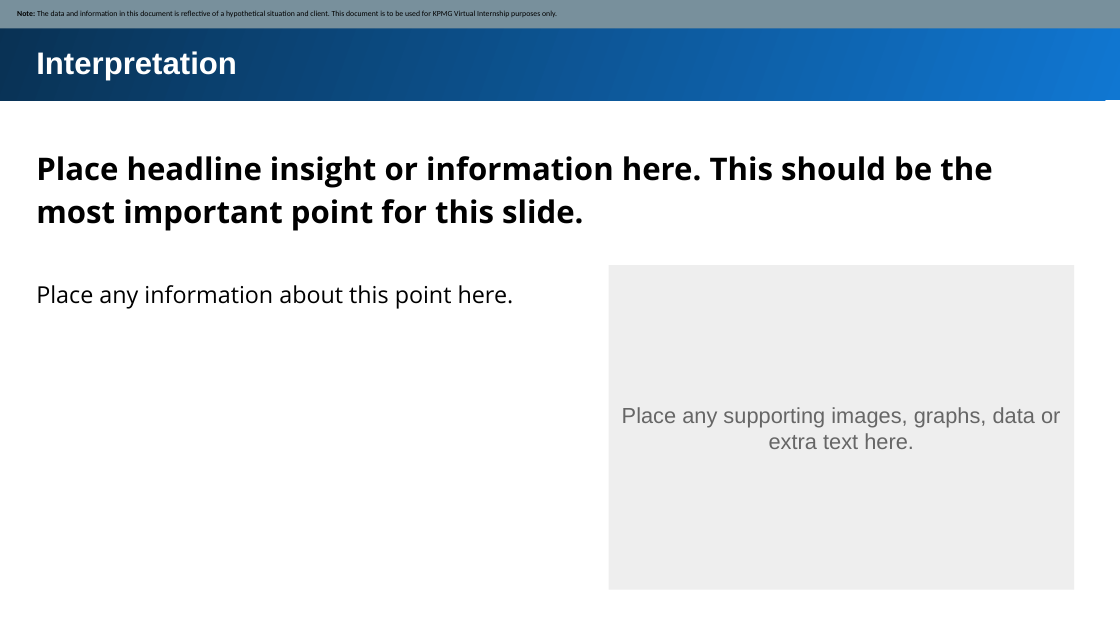
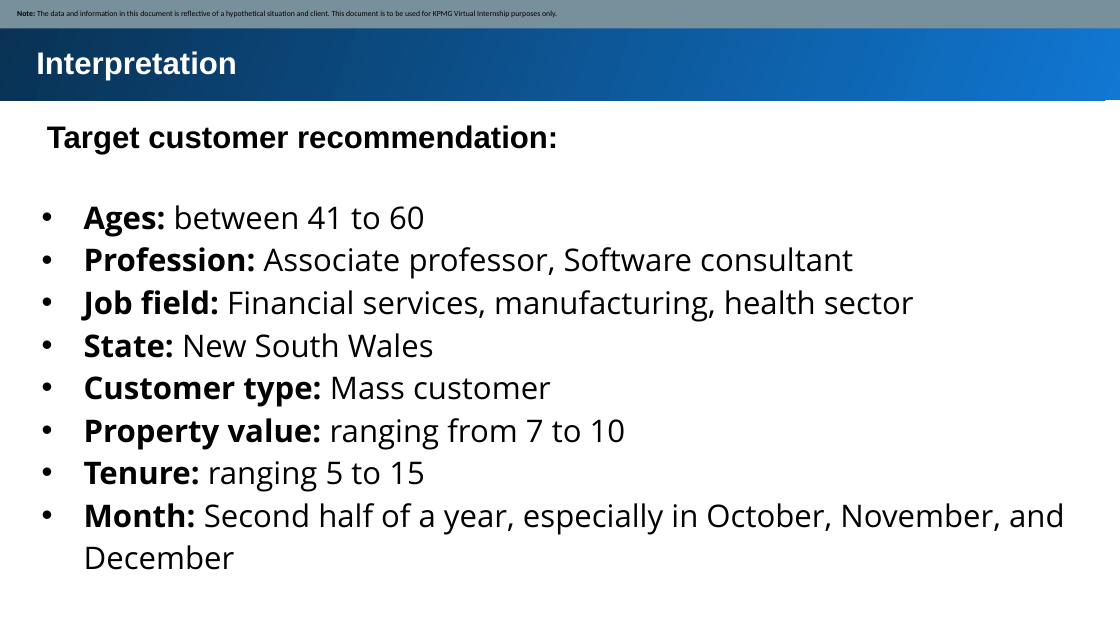
Before and after one commit to Asraful126/Forage, a slide deck: slide 16 of Module_2_Template_slide.pptx (slide 8 before the commit). Drawn at 1120x630 pixels with LibreOffice and Linux fonts; fonts in the diff are those of the drawing. Boxes give left, top, right and bottom in pixels: in the first picture for what was removed or moved away, otherwise in the second. Text is boxed around its words. In the diff, an @@ line names an element or a change of style, - is before the commit and + after.

```diff
--- a/Module_2_Template_slide.pptx
+++ b/Module_2_Template_slide.pptx
@@ text added at bbox=[47, 125, 558, 154], 20 pt, text #000000, bold @@
+Target customer recommendation:
@@ text removed at bbox=[36, 156, 992, 231] @@
-Place headline insight or information here. This should be the most important point for this slide.
@@ text added at bbox=[84, 205, 1064, 570], 20 pt, text #000000 @@
+• Ages: between 41 to 60
+• Profession: Associate professor, Software consultant
+• Job field: Financial services, manufacturing, health sector
+• State: New South Wales
+• Customer type: Mass customer
+• Property value: ranging from 7 to 10
+• Tenure: ranging 5 to 15
+• Month: Second half of a year, especially in October, November, and December
@@ rectangle removed at bbox=[609, 265, 1075, 590] @@
@@ text removed at bbox=[36, 285, 514, 309] @@
-Place any information about this point here.
@@ text removed at bbox=[622, 407, 1060, 449] @@
-Place any supporting images, graphs, data or extra text here.
```
Also in this commit, not shown: 4 other slides changed, 7 slides added, 4 other files.
